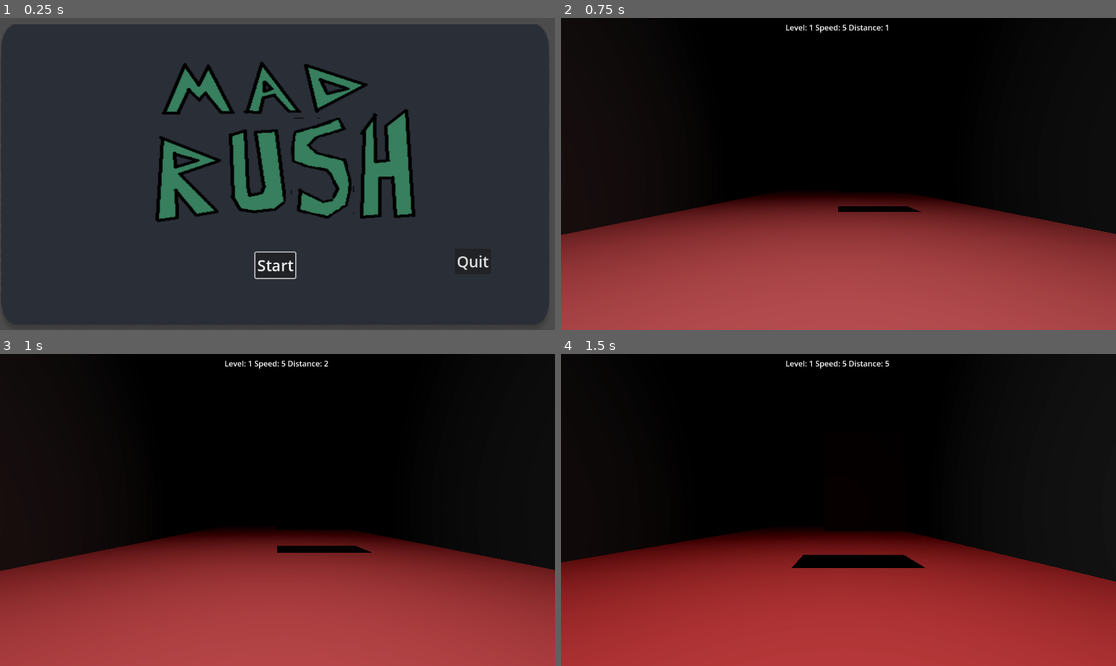
Above: before the commit, frames 1-4 (two rows, left to right).
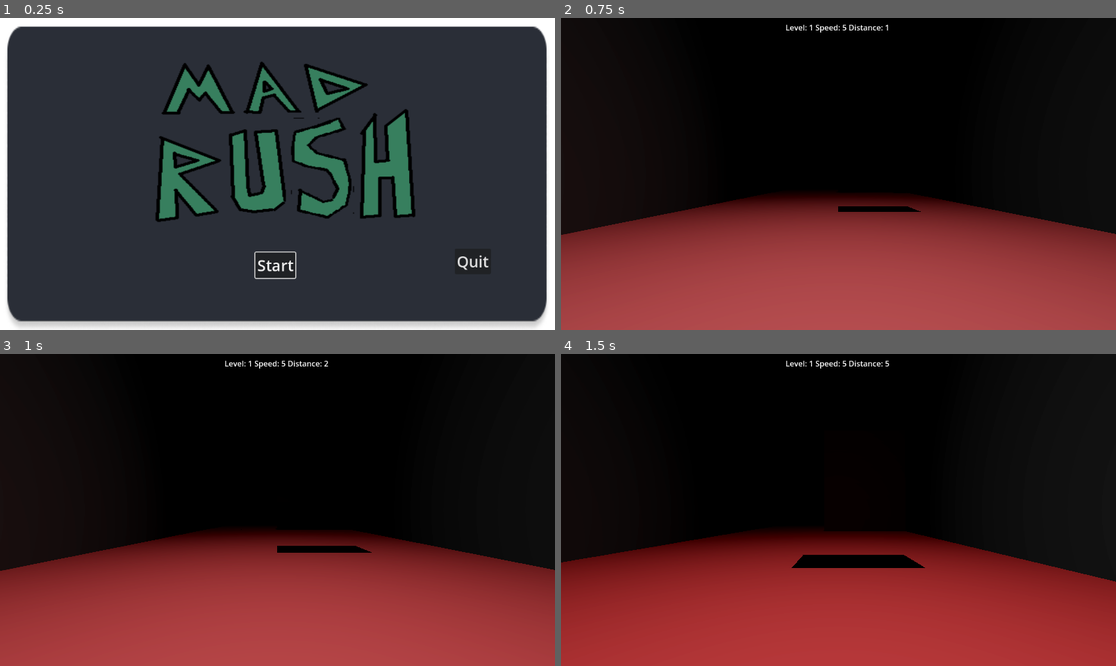
Above: after the commit, the same moments.

Repository: finalsabbath/3d-runner
Game: Godot game, scene res://scenes/main_menu.tscn
Two runs of this game, one before a commit and one after it. Both use one fixed random seed, a clock stepped at 60 frames per second and the inputs below.
Inputs:
- Up to frame 1 (0.25 s): no input
- Up to frame 2 (0.75 s): click "Start" at 0.5 s
- Up to frame 3 (1 s): no input
- Up to frame 4 (1.5 s): hold Right (move_right) from 1.28 s (still down)

The runs differ from the first frame. In frame 1, 8.8% of the frame differs, in the area x 0-100%, y 0-100%; in frame 2, nothing differs; in frame 3, nothing differs; in frame 4, nothing differs.

Commit message:
add menu music, make menu bg sync with music

Diff:
--- a/3d-runner/scenes/main_menu.tscn
+++ b/3d-runner/scenes/main_menu.tscn
@@ -1,8 +1,9 @@
-[gd_scene load_steps=5 format=3 uid="uid://dksifru4vppkf"]
+[gd_scene load_steps=6 format=3 uid="uid://dksifru4vppkf"]
 
 [ext_resource type="Script" uid="uid://sbfihikmqibm" path="res://scripts/scene/main_menu.gd" id="1_ekxnf"]
 [ext_resource type="Texture2D" uid="uid://sjeykdcuaj70" path="res://assets/art/mad-rush-logo.png" id="2_bqqt6"]
 [ext_resource type="Texture2D" uid="uid://bk64d3ol2qabf" path="res://assets/ui/Headless.png" id="2_wu84c"]
+[ext_resource type="AudioStream" uid="uid://c0w7takgfes7x" path="res://assets/music/Sketchbook 2024-09-04_LOOP.ogg" id="4_wu84c"]
 
 [sub_resource type="CanvasTexture" id="CanvasTexture_bqqt6"]
 
@@ -16,7 +17,7 @@
 script = ExtResource("1_ekxnf")
 
 [node name="Background2" type="TextureRect" parent="."]
-modulate = Color(0.299547, 0.299547, 0.299547, 1)
+modulate = Color(0.26, 0.26, 0.26, 1)
 layout_mode = 1
 anchors_preset = 15
 anchor_right = 1.0
@@ -30,10 +31,10 @@
 anchors_preset = 15
 anchor_right = 1.0
 anchor_bottom = 1.0
-offset_left = -5.0
-offset_top = 13.0
-offset_right = -5.0
-offset_bottom = 13.0
+offset_left = 8.0
+offset_top = 18.0
+offset_right = -10.0
+offset_bottom = 6.0
 grow_horizontal = 2
 grow_vertical = 2
 texture = ExtResource("2_wu84c")
@@ -71,6 +72,10 @@
 [node name="Timer" type="Timer" parent="."]
 autostart = true
 
+[node name="Music" type="AudioStreamPlayer" parent="."]
+stream = ExtResource("4_wu84c")
+autoplay = true
+
 [connection signal="pressed" from="Start" to="." method="_on_start_pressed"]
 [connection signal="pressed" from="Quit" to="." method="_on_quit_pressed"]
 [connection signal="timeout" from="Timer" to="." method="_on_timer_timeout"]
--- a/3d-runner/scenes/world.tscn
+++ b/3d-runner/scenes/world.tscn
@@ -4,7 +4,7 @@
 [ext_resource type="PackedScene" uid="uid://dy7246qt6328y" path="res://scenes/prefabs/player.tscn" id="2_qfnet"]
 [ext_resource type="PackedScene" uid="uid://0sprg6vnoira" path="res://scenes/components/terrain_controller.tscn" id="2_rwgxs"]
 [ext_resource type="PackedScene" uid="uid://b001uqla7yi5b" path="res://scenes/prefabs/ui/ui.tscn" id="3_4wyf3"]
-[ext_resource type="AudioStream" uid="uid://b6chy4dblnhb" path="res://assets/music/Sketchbook 2024-08-07.ogg" id="4_71j4m"]
+[ext_resource type="AudioStream" uid="uid://b6chy4dblnhb" path="res://assets/music/levels/Sketchbook 2024-08-07.ogg" id="4_71j4m"]
 [ext_resource type="PackedScene" uid="uid://c5qalmgsv6xta" path="res://scenes/prefabs/wall.tscn" id="7_i7141"]
 
 [sub_resource type="ProceduralSkyMaterial" id="ProceduralSkyMaterial_e5uuo"]
--- a/3d-runner/scripts/globals/game_state.gd
+++ b/3d-runner/scripts/globals/game_state.gd
@@ -3,7 +3,7 @@
 const STARTING_SPEED: float = 5.0
 const MAX_LEVEL: int = 6
 const NUM_LEVELS:int = 6
-const MUSIC_PATH = "res://assets/music"
+const MUSIC_PATH = "res://assets/music/levels"
 const WORLD_SCENE = "res://scenes/world.tscn"
 const TERRAIN_BLOCKS_PATH = "res://scenes/prefabs/terrain_blocks"
 const OBSTACLES_PATH = "res://scenes/prefabs/obstacles"
--- a/3d-runner/scripts/scene/main_menu.gd
+++ b/3d-runner/scripts/scene/main_menu.gd
@@ -2,6 +2,7 @@
 
 @onready var sprite_2d: Sprite2D = $Sprite2D
 @onready var start: Button = %Start
+@onready var background_2: TextureRect = $Background2
 
 var color_num: int = 0
 var next_color = GameState.colors[0]
@@ -22,6 +23,8 @@
 	if not ready:
 		await ready
 	sprite_2d.modulate = sprite_2d.modulate.lerp(next_color,.01)
+	var master_bus_volume = (AudioServer.get_bus_peak_volume_left_db(0,0) + AudioServer.get_bus_peak_volume_right_db(0,0)) / 2
+	background_2.modulate.v = -master_bus_volume /200
 
 
 func _on_timer_timeout() -> void:
Not shown, removed: 3d-runner/assets/music/Sketchbook 2024-07-04.ogg.import
Not shown, removed: 3d-runner/assets/music/Sketchbook 2024-08-01.ogg.import
Not shown, removed: 3d-runner/assets/music/Sketchbook 2024-08-07.ogg.import
Not shown, removed: 3d-runner/assets/music/Sketchbook 2024-08-13.ogg.import
Not shown, removed: 3d-runner/assets/music/Sketchbook 2024-08-21.ogg.import
Not shown, added: 3d-runner/assets/music/Sketchbook 2024-09-04_LOOP.ogg.import
Not shown, removed: 3d-runner/assets/music/Sketchbook 2024-09-22.ogg.import
Not shown, removed: 3d-runner/assets/music/Sketchbook 2024-10-23.ogg.import
Not shown, added: 3d-runner/assets/music/levels/Sketchbook 2024-07-04.ogg.import
Not shown, added: 3d-runner/assets/music/levels/Sketchbook 2024-08-01.ogg.import
Not shown, added: 3d-runner/assets/music/levels/Sketchbook 2024-08-07.ogg.import
Not shown, added: 3d-runner/assets/music/levels/Sketchbook 2024-08-13.ogg.import
(and 11 more such lines)
